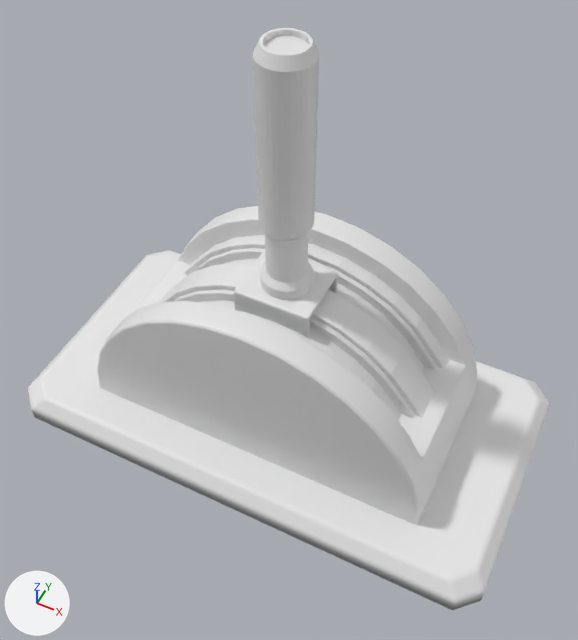
Before and after pictures for a commit that changed the Blender file jeu/arene-de-magicien/assets/meshes/blender/lever.blend.
Before and after are seen from a 50 mm lens placed at (1.7, -3.36, 5.23), pointed at (0.14, -0.24, 1.32). Arrows for +X, +Y and +Z are at lower left; the lights stay in place.
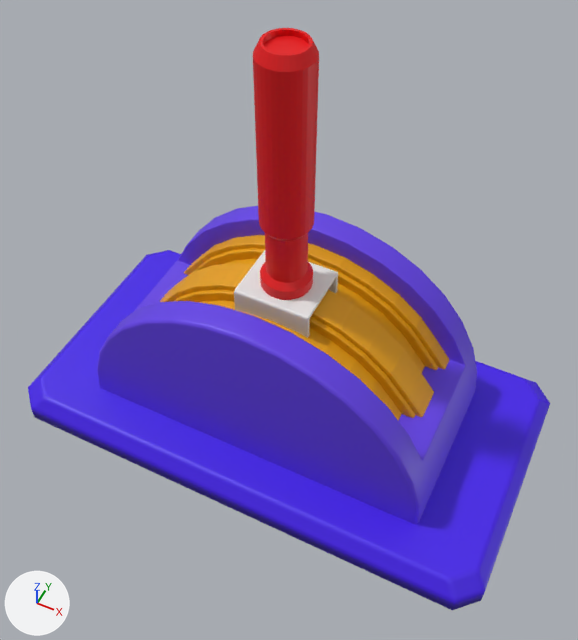
What differs and where, as boxes (x1, y1, x2, y2) in the pictures (578 x 640 px):
```json
{"object": "Circle", "change": "recoloured", "before": [97, 206, 477, 525], "after": [97, 206, 477, 525], "on screen": "grey to blue"}
{"object": "Plane", "change": "recoloured", "before": [28, 250, 550, 610], "after": [28, 250, 550, 610], "on screen": "white to blue"}
{"object": "Circle.001", "change": "recoloured", "before": [160, 235, 449, 420], "after": [160, 235, 449, 420], "on screen": "grey to orange"}
{"object": "Cylinder", "change": "recoloured", "before": [253, 28, 319, 300], "after": [253, 28, 319, 300], "on screen": "grey to red"}
```

Scene script edits in JSON lines:
```json
{"op": "add", "block": "mat_actionable", "code": ["mat_actionable = principled_material('Actionable')", "mat_actionable.base_color = (0.8, 0.0, 0.00243)  # red #e70008"]}
{"op": "add", "block": "mat_material_001", "code": ["mat_material_001 = principled_material('Material.001')", "mat_material_001.base_color = (0.8, 0.355, 0.0)  # orange #e7a100"]}
{"op": "add", "block": "mat_material_002", "code": ["mat_material_002 = principled_material('Material.002')", "mat_material_002.base_color = (0.124, 0.0493, 0.801)  # blue #633fe7"]}
{"op": "add", "block": "mat_material_003", "code": ["mat_material_003 = principled_material('Material.003')", "mat_material_003.base_color = (0.0569, 0.00852, 0.8)  # blue #4317e7"]}
{"block": "me_plane", "where": "me_plane.from_pydata(...)  # 168 vertices, 146 faces; spans x -1.87..1.87, y -1.0..1.0, z 0.0..0.22"}
{"op": "add", "block": "me_plane", "code": "me_plane.materials.append(mat_material_003)  # blue #4317e7"}
{"block": "me_circle", "where": "me_circle.from_pydata(...)  # 128 vertices, 96 faces; spans x -1.32..1.32, y -0.65..0.65, z 0.18..1.5"}
{"op": "add", "block": "me_circle", "code": "me_circle.materials.append(mat_material_002)  # blue #633fe7"}
{"block": "me_circle_001", "where": "me_circle_001.from_pydata(...)  # 494 vertices, 444 faces; spans x -1.1..1.1, y -0.45..0.45, z 0.62..1.36"}
{"op": "add", "block": "me_circle_001", "code": "me_circle_001.materials.append(mat_material_001)  # orange #e7a100"}
{"block": "me_cylinder", "where": "me_cylinder.from_pydata(...)  # 288 vertices, 257 faces; spans x -0.18..0.18, y -0.18..0.18, z 0.04..1.79"}
{"op": "add", "block": "me_cylinder", "code": "me_cylinder.materials.append(mat_actionable)  # red #e70008"}
```
